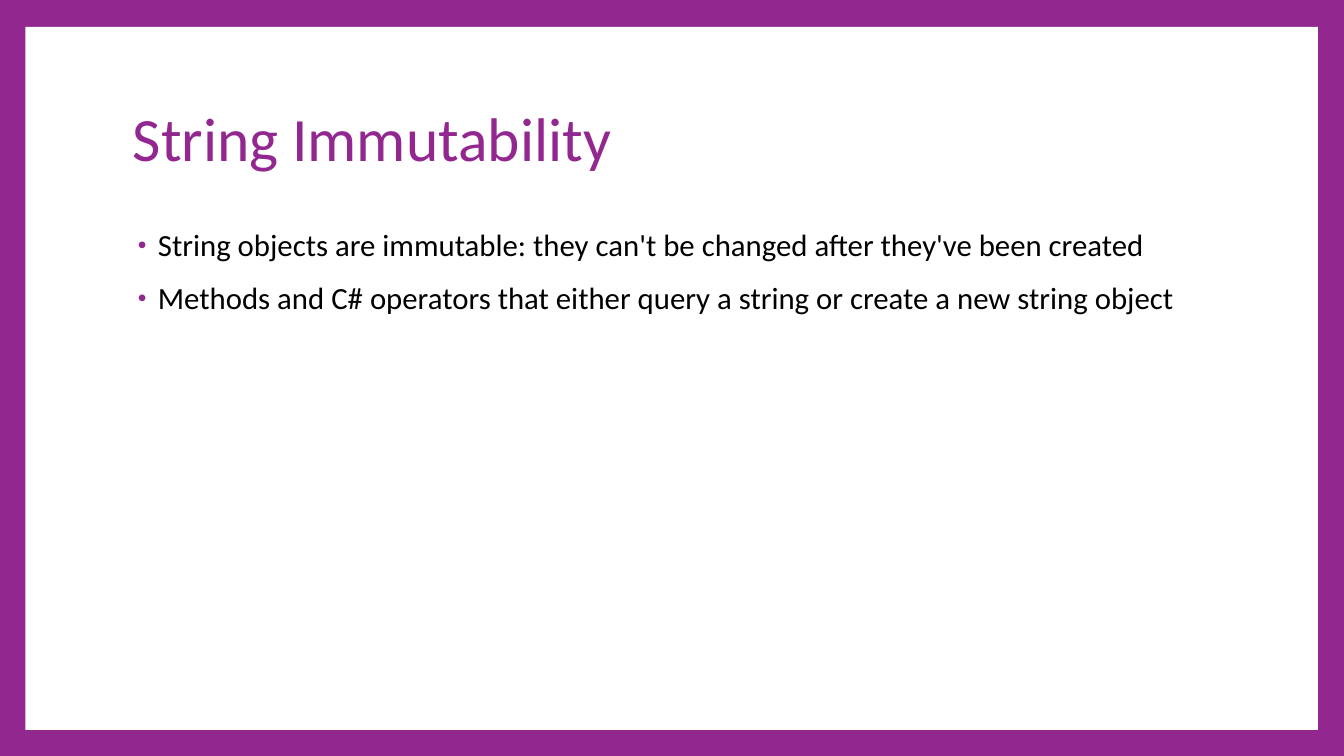
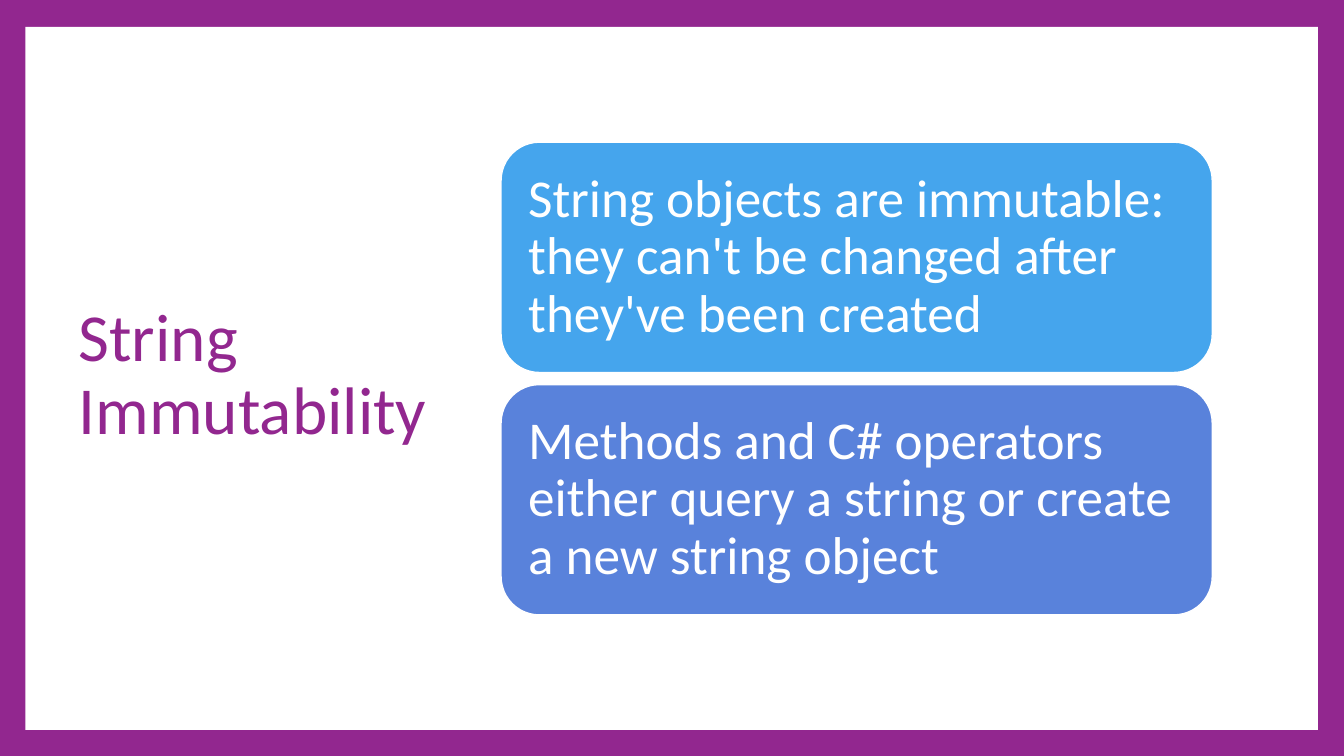
Before and after one commit to cdiggins/cs321, a slide deck: slide 54 of class-notes/cs321-winter-2023-lecture-3-strings.pptx (slide 45 before the commit). Drawn at 1344x756 pixels with LibreOffice and Linux fonts; fonts in the diff are those of the drawing. Boxes give left, top, right and bottom in pixels: in the first picture for what was removed or moved away, otherwise in the second. Text is boxed around its words. In the diff, an @@ line names an element or a change of style, - is before the commit and + after.

```diff
--- a/class-notes/cs321-winter-2023-lecture-3-strings.pptx
+++ b/class-notes/cs321-winter-2023-lecture-3-strings.pptx
@@ title "String Immutability" moved from (x1=133, y1=118, x2=611, y2=172) to (x1=79, y1=314, x2=427, y2=445) @@
@@ title "String Immutability" at (x1=79, y1=314, x2=427, y2=445): size 66 to 72 pt @@
@@ text removed at (x1=158, y1=234, x2=1173, y2=315) @@
-• String objects are immutable: they can't be changed after they've been created
-• Methods and C# operators that either query a string or create a new string object
@@ group added at (x1=501, y1=142, x2=1212, y2=615): 2 rounded rectangles, 2 texts @@
+String objects are immutable: they can't be changed after they've been created
+Methods and C# operators either query a string or create a new string object
```
Also in this commit, not shown: 7 other slides changed, 24 slides added, 1 slide removed, 3 other files.
